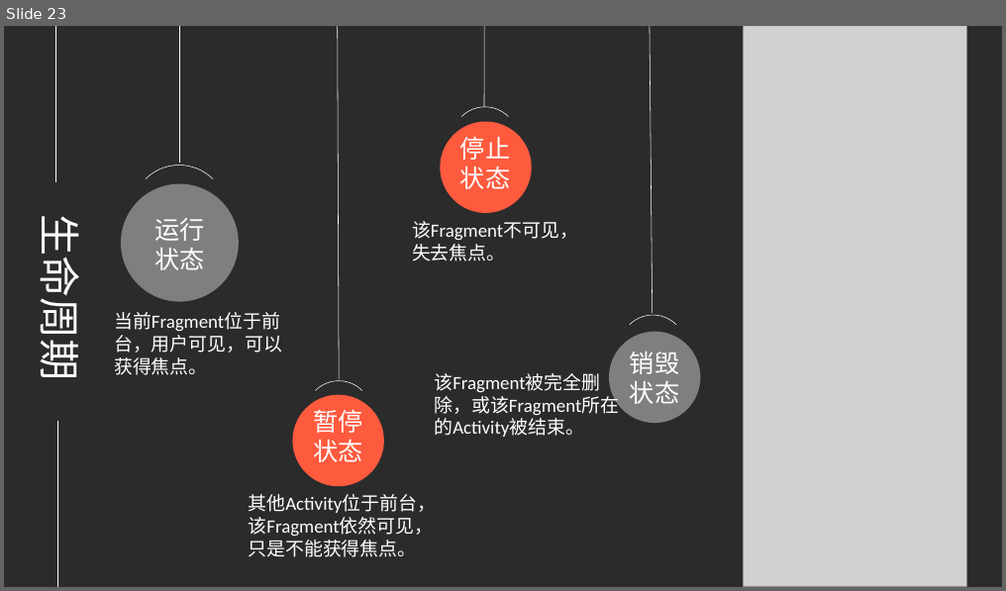
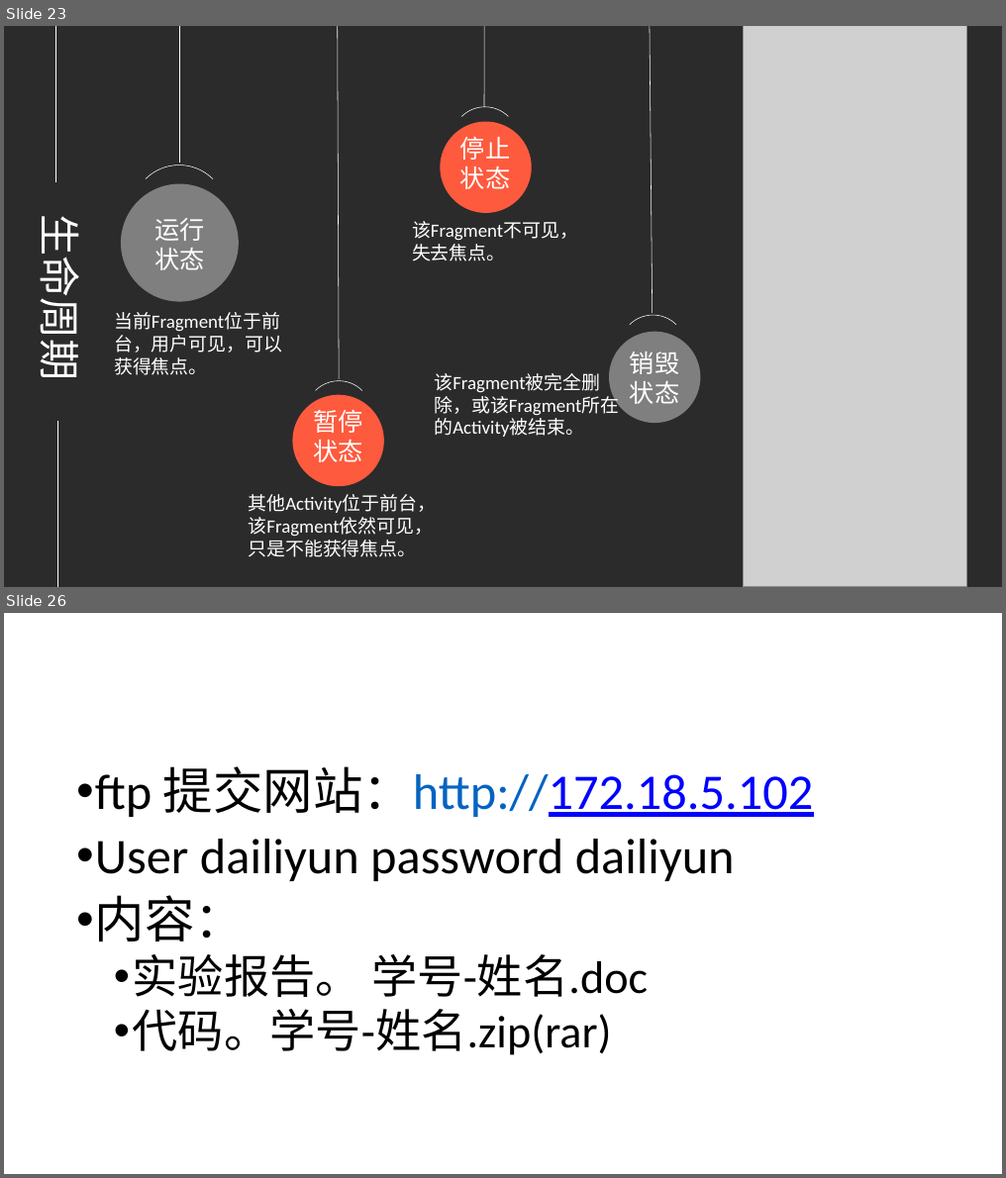
Before and after one commit to djuanbei/18Android1, a slide deck: ppt/ch4.pptx. Shown one above the other, each under a label of ours: slide 23 before the commit, slides 23 and 26 after it; the slides between them are not shown. The pictures are 1006x591 and 1006x1178 pixels, drawn with LibreOffice and Linux fonts; fonts in the diff are those of the drawing; grey boxes stand for pictures; background and template pictures are left out; a plain dark background stands for a picture behind light text. Boxes give left, top, right and bottom in pixels: in the first picture for what was removed or moved away, otherwise in the second. Text is boxed around its words. In the diff, an @@ line names an element or a change of style, - is before the commit and + after.

```diff
--- a/ppt/ch4.pptx
+++ b/ppt/ch4.pptx
@@ slide 26 added at <box>4,613,1002,1174</box>, background #FFFFFF @@
@@ text added at <box>95,766,813,1056</box>, 48 pt, text #000000 @@
+• ftp 提交网站：http://172.18.5.102
+• User dailiyun password dailiyun
+• 内容：
+  • 实验报告。 学号-姓名.doc
+  • 代码。学号-姓名.zip(rar)
```
Also in this commit, not shown: 10 slides changed, 1 other slide added.
